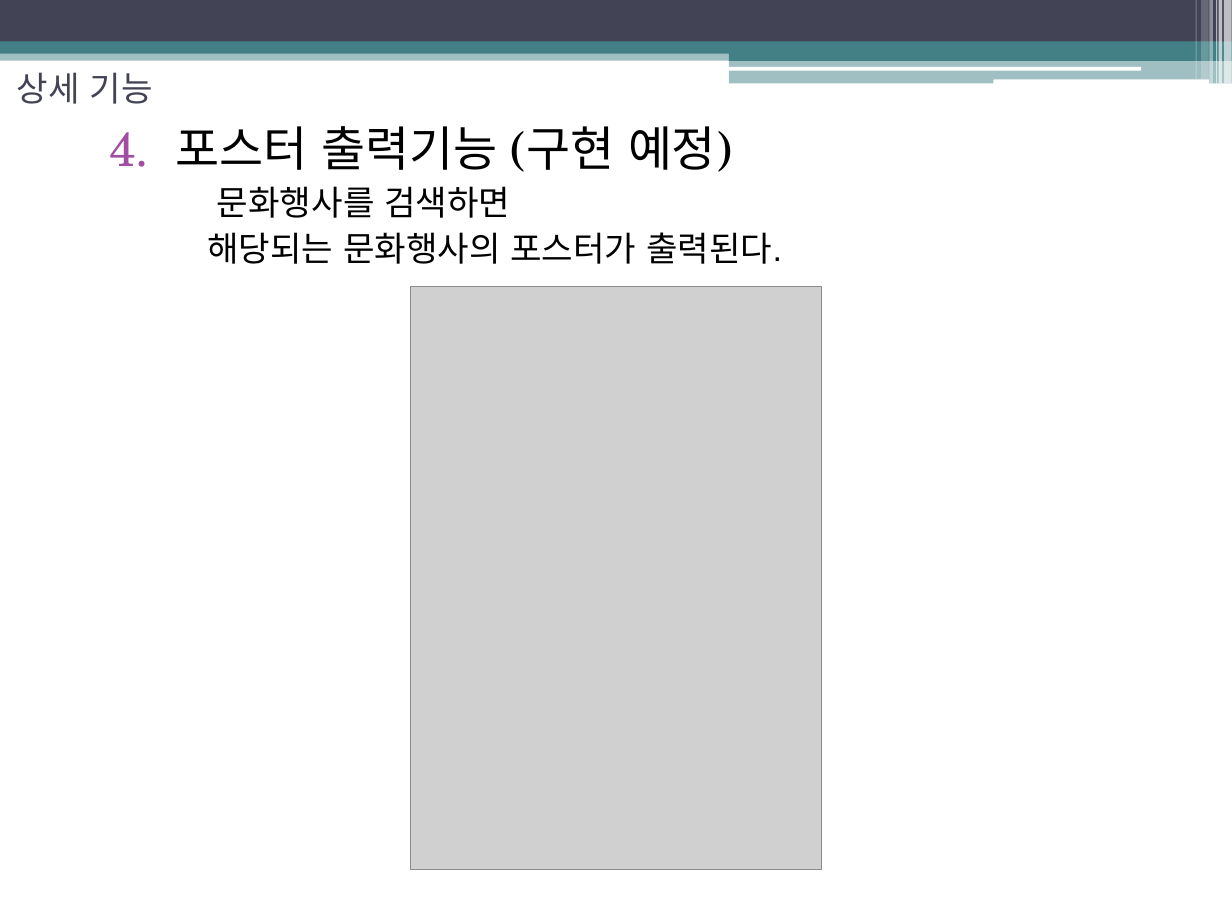
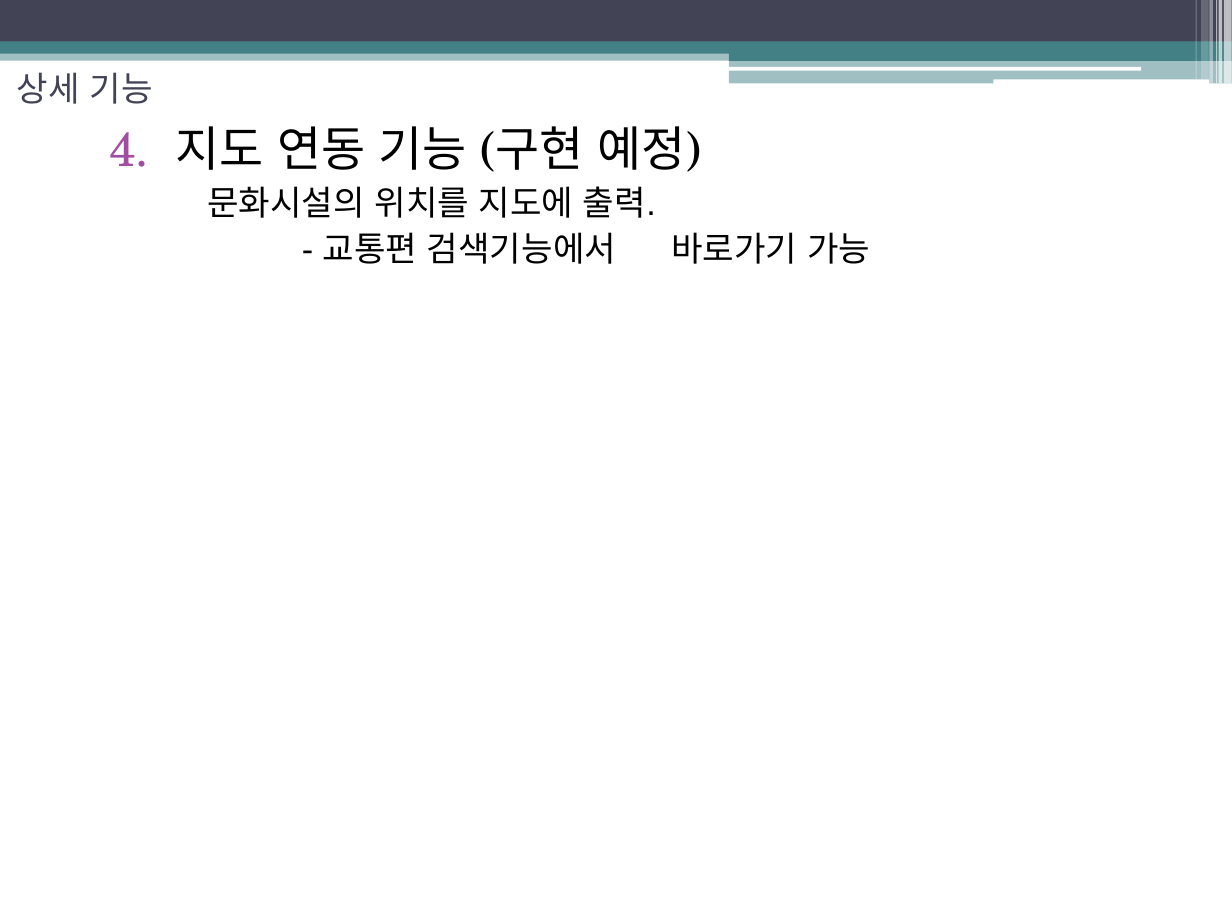
Before and after one commit to HongHyeRyeong/2017_Script, a slide deck: slide 7 of ppt/중간발표.pptx. Drawn at 1232x924 pixels with LibreOffice and Linux fonts; fonts in the diff are those of the drawing; grey boxes stand for pictures. Boxes give left, top, right and bottom in pixels: in the first picture for what was removed or moved away, otherwise in the second. Text is boxed around its words. In the diff, an @@ line names an element or a change of style, - is before the commit and + after.

```diff
--- a/ppt/중간발표.pptx
+++ b/ppt/중간발표.pptx
@@ text at <box>109,126,870,264</box>: text changed @@
-4. 포스터 출력기능 (구현 예정)
-문화행사를 검색하면
-해당되는 문화행사의 포스터가 출력된다.
+4. 지도 연동 기능 (구현 예정)
+문화시설의 위치를 지도에 출력.
+- 교통편 검색기능에서 바로가기 가능
@@ picture removed at <box>410,287,821,870</box> @@
```
Also in this commit, not shown: 3 other slides changed, 1 slide added, 16 other files.
